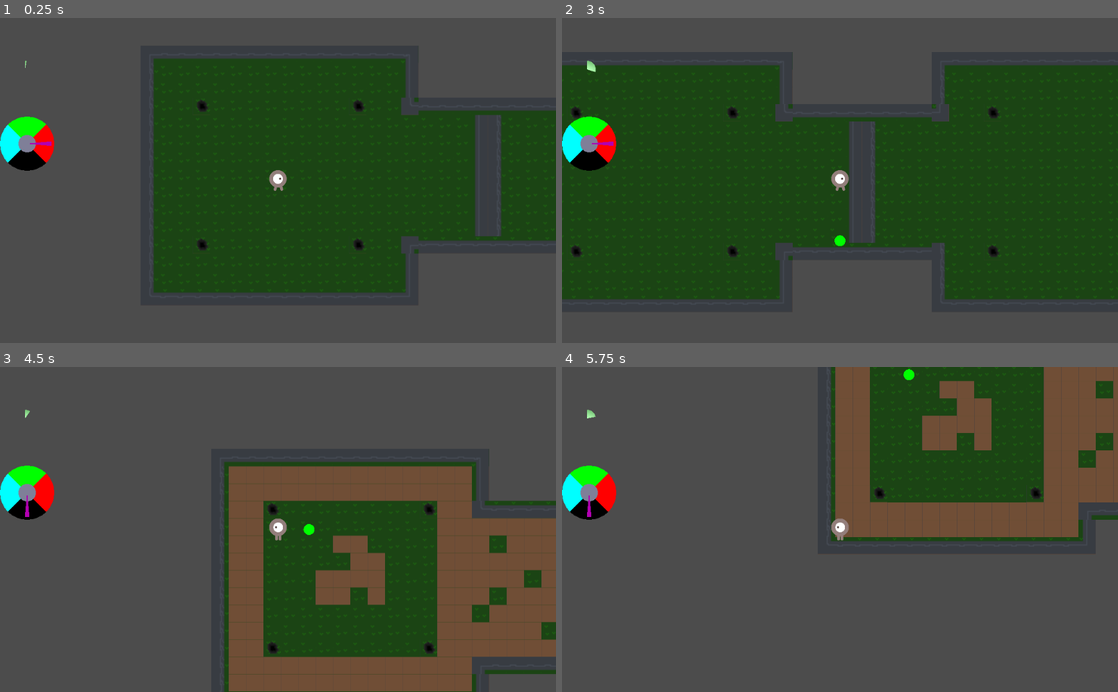
Above: before the commit, frames 1-4 (two rows, left to right).
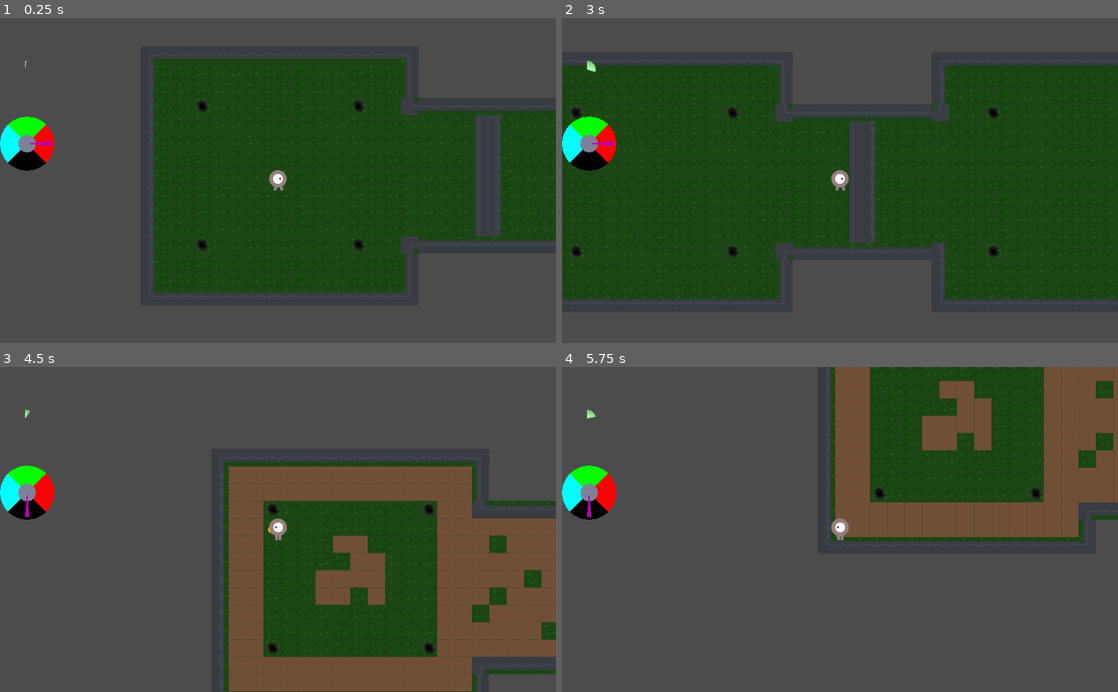
Above: after the commit, the same moments.

Repository: FiBe4000/Gamejam2022
Game: Godot game, scene res://src/Main.tscn
Same seed, same stepped clock (60 frames per second), same inputs: the game is played once before the commit and once after it.
Inputs:
- Up to frame 1 (0.25 s): no input
- Up to frame 2 (3 s): tap Enter at 0.5, 2.75 s; hold D (move_right) 0.53-1.28 s; hold Down (aim_down) 0.53-1.28 s; tap Left (aim_left) at 0.8, 1.35 s; hold S (move_down) 1.28-2.03 s; tap Right (aim_right) at 1.55 s; tap Space (shoot) at 2 s; hold D (move_right) 2.03-2.78 s; hold Right (aim_right) 2.03-2.78 s; tap Up (aim_up) at 2.3, 2.85 s; hold W (move_up) from 2.78 s (still down)
- Up to frame 3 (4.5 s): tap Q (force_world_timeout) at 3.05 s; tap Space (shoot) at 3.5, 3.8, 4.35 s; release W (move_up) at 3.53 s; hold Q (force_world_timeout) 3.53-4.28 s; hold A (move_left) from 3.53 s (still down)
- Up to frame 4 (5.75 s): tap Down (aim_down) at 4.55 s; tap Enter at 5 s; release A (move_left) at 5.03 s; hold S (move_down) from 5.03 s (still down); hold Down (aim_down) from 5.03 s (still down); tap Left (aim_left) at 5.3 s

The runs differ from the first frame. In frame 2, less than 0.1% of the frame differs, in the area x 49-51%, y 66-71%; in frame 3, less than 0.1%, in the area x 48-57%, y 48-52%; in frame 4, less than 0.1%.

Commit message:
Add animation to bullet and fun stuff

Diff:
--- a/project.godot
+++ b/project.godot
@@ -102,4 +102,5 @@
 
 [rendering]
 
+quality/driver/driver_name="GLES2"
 environment/default_environment="res://default_env.tres"
--- a/src/entities/Bullet.gd
+++ b/src/entities/Bullet.gd
@@ -1,41 +1,41 @@
 extends KinematicBody2D
 
+signal hit
 
 export var speed = 0
-export var dir = Vector2(1,0)
+export var direction = Vector2(1,0)
 export var started = false
+
+var damage = 0
 
 
 # Called when the node enters the scene tree for the first time.
 func _ready():
-  pass # Replace with function body.
+  $AnimatedSprite.playing = true
+  show()
 
 
 func _physics_process(delta):
   if started:
-    var offset = speed * dir
+    var offset = speed * direction
     var collision = self.move_and_collide(delta*offset)
     if collision:
       impact()
 
+func start(position, direction, speed):
+    createAndShoot(position, direction, speed, 0, Vector2(0.3,0.3))
 
-func _draw():
-  var shape = self.get_node("CollisionShape2D")
-  var pos = shape.transform.origin
-  var rad = shape.shape.radius
-  var col = Color(0, 1, 0, 1)
-  draw_circle(pos, rad, col)
+func createAndShoot(position, direction, speed, damage, scale):
+  self.position = position
+  self.direction = direction
+  if direction.x == 0 and direction.y == 0:
+    self.direction = Vector2(1,0)
+  self.rotation_degrees = direction.angle()
+  self.speed = speed
+  self.damage = damage
+  self.scale = scale
 
-
-func start(pos, direction, speed = self.speed):
-    position = pos
-    dir = direction
-    if dir.x == 0 and dir.y == 0:
-      dir = Vector2(1,0)
-    self.speed = speed
-    #rotation = direction
-    #velocity = Vector2(speed, 0).rotated(rotation)
-    started = true
+  started = true
 
 
 func impact():
--- a/src/entities/Bullet.tscn
+++ b/src/entities/Bullet.tscn
@@ -1,8 +1,19 @@
-[gd_scene load_steps=3 format=2]
+[gd_scene load_steps=7 format=2]
 
 [ext_resource path="res://src/entities/Bullet.gd" type="Script" id=1]
+[ext_resource path="res://graphics/skott1.png" type="Texture" id=2]
+[ext_resource path="res://graphics/skott3.png" type="Texture" id=3]
+[ext_resource path="res://graphics/skott2.png" type="Texture" id=4]
 
 [sub_resource type="CircleShape2D" id=1]
+
+[sub_resource type="SpriteFrames" id=2]
+animations = [ {
+"frames": [ ExtResource( 2 ), ExtResource( 4 ), ExtResource( 3 ) ],
+"loop": true,
+"name": "burn",
+"speed": 5.0
+} ]
 
 [node name="Bullet" type="KinematicBody2D"]
 collision_layer = 2
@@ -11,3 +22,8 @@
 
 [node name="CollisionShape2D" type="CollisionShape2D" parent="."]
 shape = SubResource( 1 )
+
+[node name="AnimatedSprite" type="AnimatedSprite" parent="." groups=["bullets"]]
+frames = SubResource( 2 )
+animation = "burn"
+frame = 1
--- /dev/null
+++ b/src/entities/BulletFactory.gd
@@ -0,0 +1,20 @@
+extends Node
+
+func _ready():
+  pass
+
+
+func _on_shoot(sourceType, position, direction, speed, damage, size):
+
+  var aim_dir = Vector2()
+  aim_dir.x -= Input.get_action_strength("aim_left")
+  aim_dir.x += Input.get_action_strength("aim_right")
+  aim_dir.y -= Input.get_action_strength("aim_up")
+  aim_dir.y += Input.get_action_strength("aim_down")
+  if aim_dir.x == 0 and aim_dir.y == 0:
+    aim_dir = look_dir
+  aim_dir = aim_dir.normalized()
+
+  var b = Bullet.instance()
+  b.start(self.transform.origin, aim_dir, bullet_speed)
+  get_parent().add_child(b)
--- /dev/null
+++ b/src/entities/BulletFactory.tscn
@@ -0,0 +1,6 @@
+[gd_scene load_steps=2 format=2]
+
+[ext_resource path="res://src/entities/BulletFactory.gd" type="Script" id=1]
+
+[node name="BulletFactory" type="Node"]
+script = ExtResource( 1 )
--- a/src/entities/Player.gd
+++ b/src/entities/Player.gd
@@ -1,8 +1,9 @@
 extends KinematicBody2D
 
+signal shoot(sourceType, position, direction, speed, damage, size)
 
 export var speed = 500
-export var bullet_speed = 10
+export var bullet_speed = 600
 export var rof = 2
 
 var Bullet = preload("res://src/entities/Bullet.tscn")
@@ -71,3 +72,5 @@
   var b = Bullet.instance()
   b.start(self.transform.origin, aim_dir, bullet_speed)
   get_parent().add_child(b)
+
+  emit_signal("shoot", "player", position, aim_dir, bullet_speed, 10, Vector2(0.5, 0.5))
--- a/src/entities/Player.tscn
+++ b/src/entities/Player.tscn
@@ -18,6 +18,7 @@
 
 [node name="Player" type="KinematicBody2D"]
 z_index = 1
+collision_layer = 0
 script = ExtResource( 1 )
 
 [node name="Camera2D" type="Camera2D" parent="."]
Binary file added: graphics/skott1.png
Not shown, added: graphics/skott1.png.import
Binary file added: graphics/skott2.png
Not shown, added: graphics/skott2.png.import
Binary file added: graphics/skott3.png
Not shown, added: graphics/skott3.png.import
